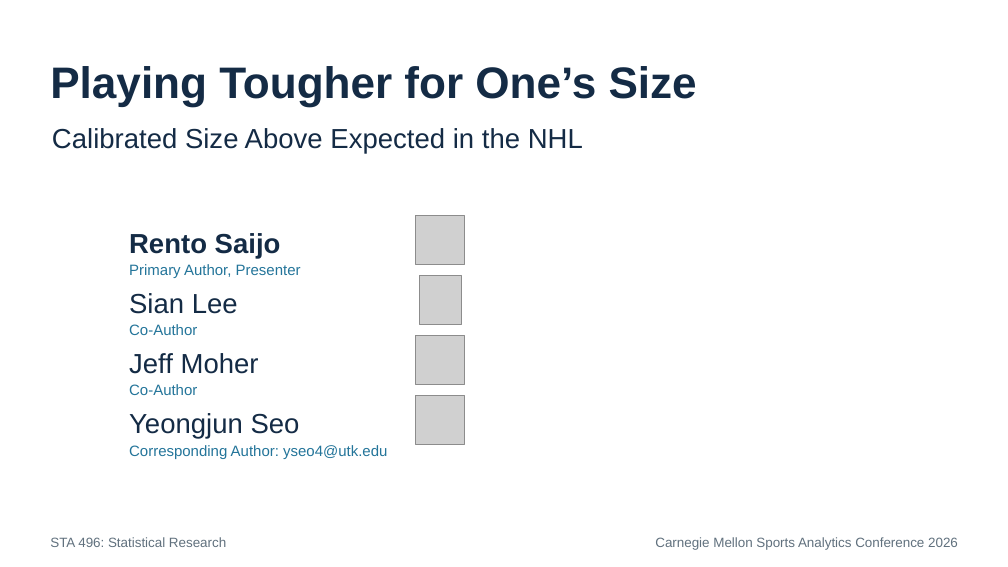
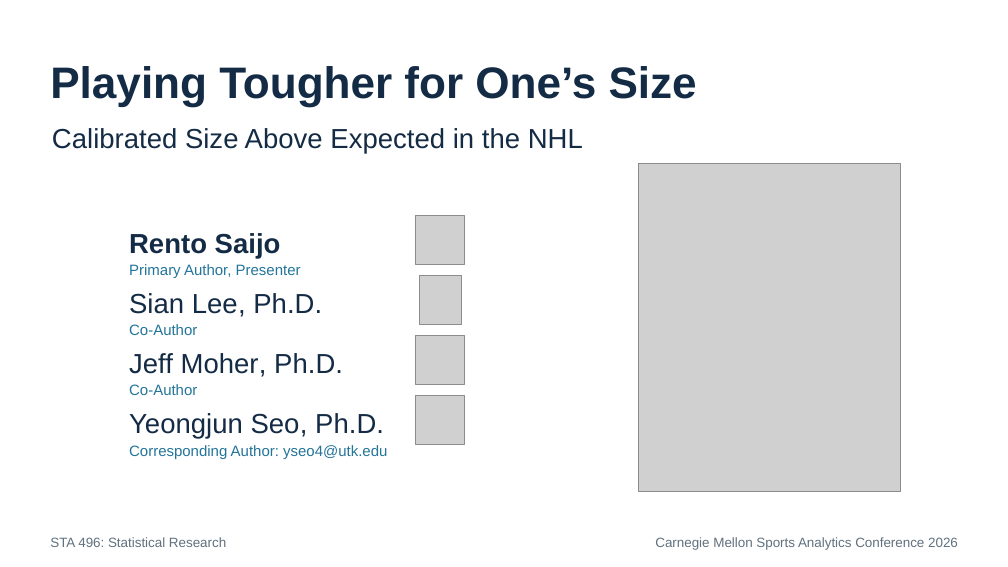
Before and after one commit to RentoSaijo/CSAx_STA496, a slide deck: slide 1 of reports/presentation.pptx. Drawn at 1008x567 pixels with LibreOffice and Linux fonts; fonts in the diff are those of the drawing; grey boxes stand for pictures. Boxes give left, top, right and bottom in pixels: in the first picture for what was removed or moved away, otherwise in the second. Text is boxed around its words. In the diff, an @@ line names an element or a change of style, - is before the commit and + after.

```diff
--- a/reports/presentation.pptx
+++ b/reports/presentation.pptx
@@ picture added at (638,163,901,491) @@
@@ text at (129,293,322,317): text changed @@
-Sian Lee
+Sian Lee, Ph.D.
@@ text at (129,353,343,377): text changed @@
-Jeff Moher
+Jeff Moher, Ph.D.
@@ text at (129,413,384,438): text changed @@
-Yeongjun Seo
+Yeongjun Seo, Ph.D.
```
Also in this commit, not shown: 4 other slides changed.
